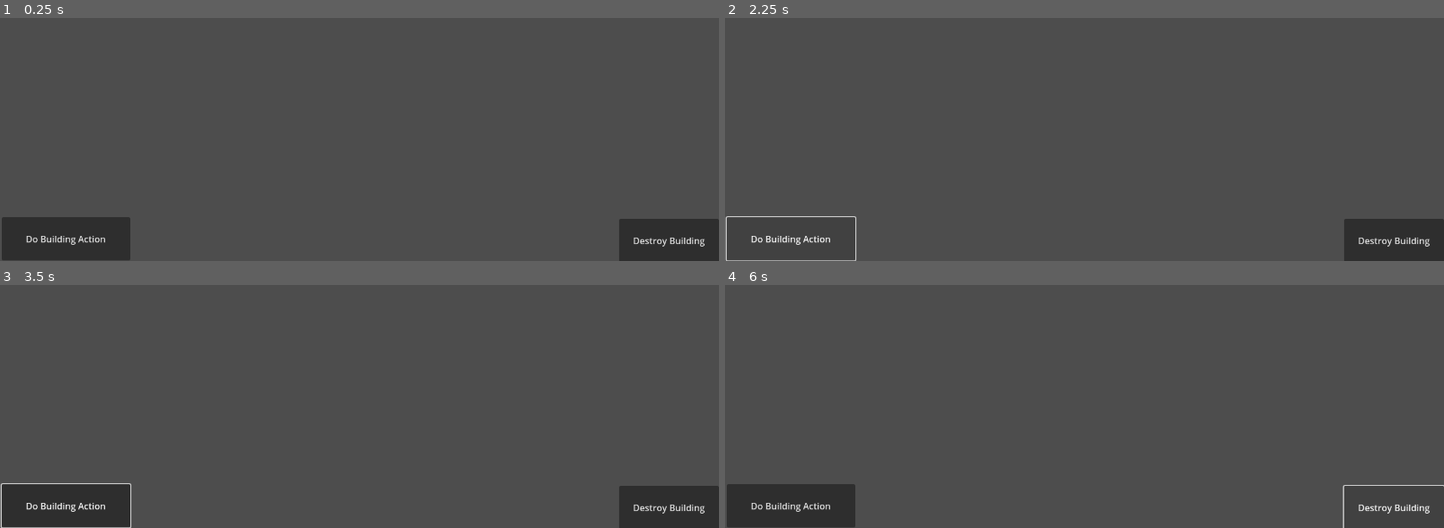
Above: before the commit, frames 1-4 (two rows, left to right).
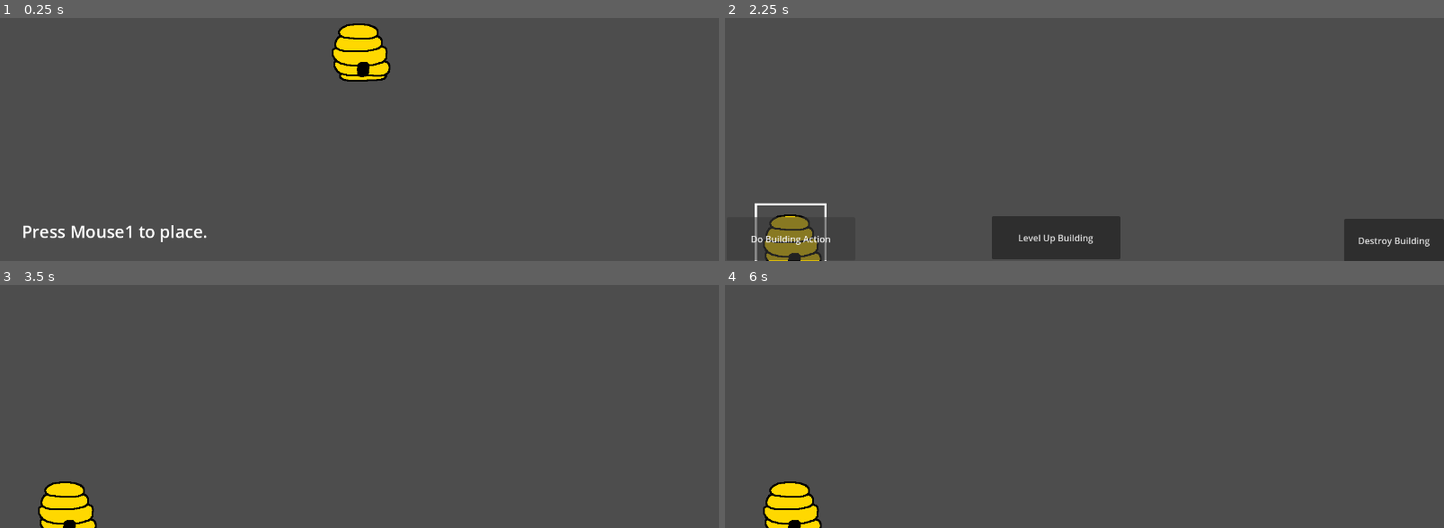
Above: after the commit, the same moments.

Repository: SHyguymoll/EGDxSGDASpring2023
Game: Godot game, scene res://scenes/Main.tscn
Same seed, same stepped clock (60 frames per second), same inputs: the game is played once before the commit and once after it.
Inputs (mouse positions are in pixels of both pictures, inside the frame that each line leads up to):
- Up to frame 1 (0.25 s): no input
- Up to frame 2 (2.25 s): click (789, 239) at 0.5 s, where only the run before the commit has a clickable "Do Building Action"; click (1393, 239) at 1.25 s, where only the run before the commit has a clickable "Destroy Building"; click (789, 239) at 2 s, where only the run before the commit has a clickable "Do Building Action"
- Up to frame 3 (3.5 s): click (330, 503) at 2.75 s, where only the run after the commit has a clickable "Level Up Building"
- Up to frame 4 (6 s): click (1393, 506) at 3.5 s, where only the run before the commit has a clickable "Destroy Building"; click (789, 506) at 4.25 s, where only the run before the commit has a clickable "Do Building Action"; click (1055, 503) at 5 s, where only the run after the commit has a clickable "Level Up Building"; click (1393, 506) at 5.75 s, where only the run before the commit has a clickable "Destroy Building"

The runs differ from the first frame. In frame 1, 7.2% of the frame differs, in the area x 0-100%, y 2-100%; in frame 2, 4.7%; in frame 3, 5.6%; in frame 4, 3.4%.
Error before the commit: Parse Error: Function "create_bee()" not found in base self. (res://scripts/GameState/Main.gd:75)

Commit message:
fixed placing, game now starts with placing hive

Diff:
--- a/project.godot
+++ b/project.godot
@@ -32,6 +32,11 @@
 "events": [Object(InputEventKey,"resource_local_to_scene":false,"resource_name":"","device":0,"window_id":0,"alt_presse …(181 unchanged characters)…
 ]
 }
+Place={
+"deadzone": 0.5,
+"events": [Object(InputEventKey,"resource_local_to_scene":false,"resource_name":"","device":-1,"window_id":0,"alt_pressed":false,"shift_pressed":false,"ctrl_pressed":false,"meta_pressed":false,"pressed":false,"keycode":0,"physical_keycode":32,"key_label":0,"unicode":32,"echo":false,"script":null)
+]
+}
 
 [layer_names]
 
--- a/scenes/Main.tscn
+++ b/scenes/Main.tscn
@@ -84,6 +84,19 @@
 offset_bottom = 41.476
 text = "Do Building Action"
 
+[node name="LevelBuilding" type="Button" parent="GUI/Hive_Controls"]
+layout_mode = 1
+anchors_preset = -1
+anchor_left = 0.098
+anchor_top = 0.426
+anchor_right = 0.098
+anchor_bottom = 0.426
+offset_left = 349.56
+offset_top = -37.524
+offset_right = 578.56
+offset_bottom = 39.476
+text = "Level Up Building"
+
 [node name="DestroyBuilding" type="Button" parent="GUI/Hive_Controls"]
 layout_mode = 1
 anchors_preset = 6
@@ -114,7 +127,7 @@
 offset_right = 408.0
 offset_bottom = 59.0
 theme_override_font_sizes/font_size = 30
-text = "Press Backspace to cancel movement."
+text = "Press Mouse1 to place, or press Backspace to cancel."
 horizontal_alignment = 1
 
 [node name="GameplayContainer" type="CanvasLayer" parent="."]
@@ -123,4 +136,5 @@
 [connection signal="pressed" from="GUI/Bee_Controls/TryToSpawn" to="." method="_on_try_to_spawn_pressed"]
 [connection signal="pressed" from="GUI/Bee_Controls/UseAbility" to="." method="_on_use_ability_pressed"]
 [connection signal="pressed" from="GUI/Hive_Controls/BuildingAction" to="." method="_on_building_action_pressed"]
+[connection signal="pressed" from="GUI/Hive_Controls/LevelBuilding" to="." method="_on_level_building_pressed"]
 [connection signal="pressed" from="GUI/Hive_Controls/DestroyBuilding" to="." method="_on_destroy_building_pressed"]
--- a/scenes/Player/building/Hive.tscn
+++ b/scenes/Player/building/Hive.tscn
@@ -1,7 +1,8 @@
-[gd_scene load_steps=7 format=3 uid="uid://cujyawvn7vwcu"]
+[gd_scene load_steps=8 format=3 uid="uid://cujyawvn7vwcu"]
 
 [ext_resource type="Texture2D" uid="uid://dhtit5eqgk5w7" path="res://art/YourTeam/BeeBuildings/HomeBase.png" id="1_3mg38"]
 [ext_resource type="Script" path="res://scripts/GameState/Player/building_base.gd" id="1_mop8b"]
+[ext_resource type="PackedScene" uid="uid://0bavrro8i47e" path="res://scenes/Player/commander/bee_leader_base.tscn" id="2_qppne"]
 [ext_resource type="Texture2D" uid="uid://bxb3xnhtuii66" path="res://art/SelectLight.png" id="3_5y5ex"]
 [ext_resource type="Texture2D" uid="uid://vollrn8221ca" path="res://art/GUI/BeeBars/Solder/Attack_Under.png" id="4_e0k3p"]
 [ext_resource type="Texture2D" uid="uid://ck2nc2oy2oxj5" path="res://art/GUI/BeeBars/Solder/Attack_Progress.png" id="5_e8274"]
@@ -10,10 +11,12 @@
 size = Vector2(128, 129)
 
 [node name="Base" type="StaticBody2D"]
+input_pickable = true
 script = ExtResource("1_mop8b")
-spawn_time = 1000000000000000
-spawn_timer = 1000000000000000
+spawn_time = 100
+spawn_timer = 100
 building_name = "Hive"
+create = ExtResource("2_qppne")
 
 [node name="Sprite2D" type="Sprite2D" parent="."]
 texture = ExtResource("1_3mg38")
@@ -43,3 +46,6 @@
 [node name="CollisionShape2D" type="CollisionShape2D" parent="."]
 position = Vector2(0, 0.5)
 shape = SubResource("RectangleShape2D_psmdc")
+
+[connection signal="mouse_entered" from="." to="." method="_on_mouse_entered"]
+[connection signal="mouse_exited" from="." to="." method="_on_mouse_exited"]
--- a/scenes/Player/commander/bee_leader_base.gd
+++ b/scenes/Player/commander/bee_leader_base.gd
@@ -2,7 +2,7 @@
 
 extends "res://scripts/GameState/Player/bee_base.gd"
 
-@export var solder : PackedScene
+@export var spawn : PackedScene
 @export var spawn_time : int
 @export var spawn_timer : int
 @export var ability_time : int
@@ -45,6 +45,9 @@
 			if selected:
 				if worldspace.selected_leader != self and worldspace.selected_leader != null:
 					worldspace.selected_leader.selected = false
+				if worldspace.selected_building != null:
+					worldspace.selected_building.selected = false
+					worldspace.selected_building = null
 				worldspace.selected_leader = self
 			else:
 				if worldspace.selected_leader != self:
--- a/scenes/Player/commander/bee_leader_base.tscn
+++ b/scenes/Player/commander/bee_leader_base.tscn
@@ -97,8 +97,9 @@
 [node name="Bee_Lead_Normal" type="CharacterBody2D"]
 input_pickable = true
 script = ExtResource("1_2bq6c")
-solder = ExtResource("2_g27me")
-spawn_time = 125
+spawn = ExtResource("2_g27me")
+spawn_time = 45
+spawn_timer = 125
 ability_time = 300
 ability_timer = 200
 health = 15.0
--- a/scenes/Player/solder/bee_normal.tscn
+++ b/scenes/Player/solder/bee_normal.tscn
@@ -77,6 +77,7 @@
 script = ExtResource("1_xdqvc")
 health = 1.0
 atk = 0.35
+atk_timer = 35.0
 speed = 0.5
 leader = NodePath("")
 formation_closeness = 50.0
--- a/scripts/GameState/Main.gd
+++ b/scripts/GameState/Main.gd
@@ -18,13 +18,16 @@
 # Called when the node enters the scene tree for the first time.
 func _ready():
 	randomize()
-	create(player_bee_lead_base, true, null, get_viewport_rect().position + get_viewport_rect().size / 2 - Vector2(40, 0))
-	create(player_bee_lead_base, true, null, get_viewport_rect().position + get_viewport_rect().size / 2 - Vector2(-40, 0))
+	selected_building = player_hive.instantiate()
+	$GameplayContainer.add_child(selected_building)
+	mode = "Building Place"
+	$GUI/Position_Controls/Label.text = "Press Mouse1 to place."
+	#create(player_hive, null, get_viewport_rect().position + get_viewport_rect().size / 2)
 
 func random_pos():
 	return Vector2(randf() - 0.5, randf() - 0.5) * 100
 
-func create(new_thing : PackedScene, is_lead : bool, leader : Bee_Leader, pos : Vector2):
+func create(new_thing : PackedScene, leader : Bee_Leader, pos : Vector2):
 	var new_thing_inst = new_thing.instantiate()
 	if new_thing_inst is Bee:
 		new_thing_inst.leader = leader
@@ -37,12 +40,16 @@
 		new_thing_inst.position = pos
 		new_thing_inst.level = 0
 	$GameplayContainer.add_child(new_thing_inst)
+	return new_thing_inst
 
 # Called every frame. 'delta' is the elapsed time since the previous frame.
 func _process(_delta):
+	if mode == "Start Game":
+		$GUI/Position_Controls/Label.text = "Press Mouse1 to place, or press Backspace to cancel."
+		mode = "View"
 	Bee_Controls.visible = (selected_leader != null) and (mode == "View")
 	Hive_Controls.visible = (selected_building != null) and (mode == "View")
-	Position_Controls.visible = (mode == "Movement Marker")
+	Position_Controls.visible = (mode == "Movement Marker") or (mode == "Building Place")
 	if mode == "Movement Marker":
 		if current_target.used:
 			current_target = null
@@ -52,12 +59,9 @@
 			current_target.queue_free()
 			mode = "View"
 	if mode == "Building Place":
-		if selected_building.used:
-			current_target = null
-			mode = "View"
 		if Input.is_action_pressed("Cancel"):
-			selected_leader.mode = "hover"
-			current_target.queue_free()
+			selected_building.queue_free()
+			selected_building = null
 			mode = "View"
 
 func _on_move_commander_pressed():
@@ -72,7 +76,7 @@
 func _on_try_to_spawn_pressed():
 	if selected_leader.spawn_time == selected_leader.spawn_timer:
 		selected_leader.spawn_time = 0
-		create_bee(selected_leader.solder, false, selected_leader, Vector2.ZERO)
+		create(selected_leader.spawn, selected_leader, Vector2.ZERO)
 
 func _on_use_ability_pressed():
 	if selected_leader.ability_time == selected_leader.ability_timer:
@@ -80,10 +84,13 @@
 		selected_leader.use_ability()
 
 func _on_building_action_pressed():
-	if selected_building.ability_time == selected_building.ability_timer:
-		selected_building.ability_time = 0
+	if selected_building.spawn_time == selected_building.spawn_timer:
+		selected_building.spawn_time = 0
 		selected_building.use_ability()
 
 func _on_destroy_building_pressed():
 	if selected_building.building_name != "Hive":
 		selected_building.destroy()
+
+func _on_level_building_pressed():
+	pass # Replace with function body.
--- a/scripts/GameState/Player/building_base.gd
+++ b/scripts/GameState/Player/building_base.gd
@@ -7,48 +7,69 @@
 @export var spawn_timer : int
 @export var health : float
 @export var building_name : String
+@export var create : PackedScene
 
 @onready var worldspace = get_tree().get_root().get_node("Stage")
 
+var placed = false
 var hovered = false
 var selected = false
+var building_data
+
+func tickTimers():
+	spawn_time = min(spawn_time + 1, spawn_timer)
+
+func _physics_process(delta):
+	tickTimers()
 
 func _on_mouse_entered():
-	hovered = true
+	hovered = true and placed
 
 func _on_mouse_exited():
-	hovered = false
+	hovered = false and placed
 
 func _process(_delta):
+	if !placed:
+		position = get_global_mouse_position()
 	@warning_ignore("integer_division")
-	$ActionBar.value = (spawn_time/spawn_timer) * 100
+	$ActionBar.value = float(spawn_time)/spawn_timer * 100
 	$ActionBar.visible = ($ActionBar.value < 100)
 	$SelectLight.visible = hovered or selected
 
 func destroy():
 	pass
 
-func pain(dmg: float, accuracy: float):
+func pain(dmg: float, _accuracy: float):
 	health -= dmg
 	if health <= 0:
 		destroy()
 
 func use_ability():
-	pass
+	var building_data = worldspace.create(create, null, get_global_transform())
 
 func level_building(new_val : int):
 	level = new_val
 	$Sprite2D.frame = new_val
 
-func _on_input_event(_viewport, event, _shape_idx):
-	if event is InputEventMouseButton and hovered:
-		if event.button_index == MOUSE_BUTTON_LEFT and event.pressed:
-			selected = !selected
-			if selected:
-				if worldspace.selected_building != self and worldspace.selected_building != null:
-					worldspace.selected_building.selected = false
-				worldspace.selected_building = self
-			else:
-				if worldspace.selected_building != self:
-					worldspace.selected_building.selected = false
+func _input(event):
+	if !placed:
+		if event is InputEventMouseButton:
+			if event.button_index == MOUSE_BUTTON_LEFT and event.pressed:
+				placed = true
 				worldspace.selected_building = null
+				worldspace.mode = "Start Game"
+	else:
+		if event is InputEventMouseButton and hovered:
+			if event.button_index == MOUSE_BUTTON_LEFT and event.pressed:
+				selected = !selected
+				if selected:
+					if worldspace.selected_building != self and worldspace.selected_building != null:
+						worldspace.selected_building.selected = false
+					if worldspace.selected_leader != null:
+						worldspace.selected_leader.selected = false
+						worldspace.selected_leader = null
+					worldspace.selected_building = self
+				else:
+					if worldspace.selected_building != self:
+						worldspace.selected_building.selected = false
+					worldspace.selected_building = null
